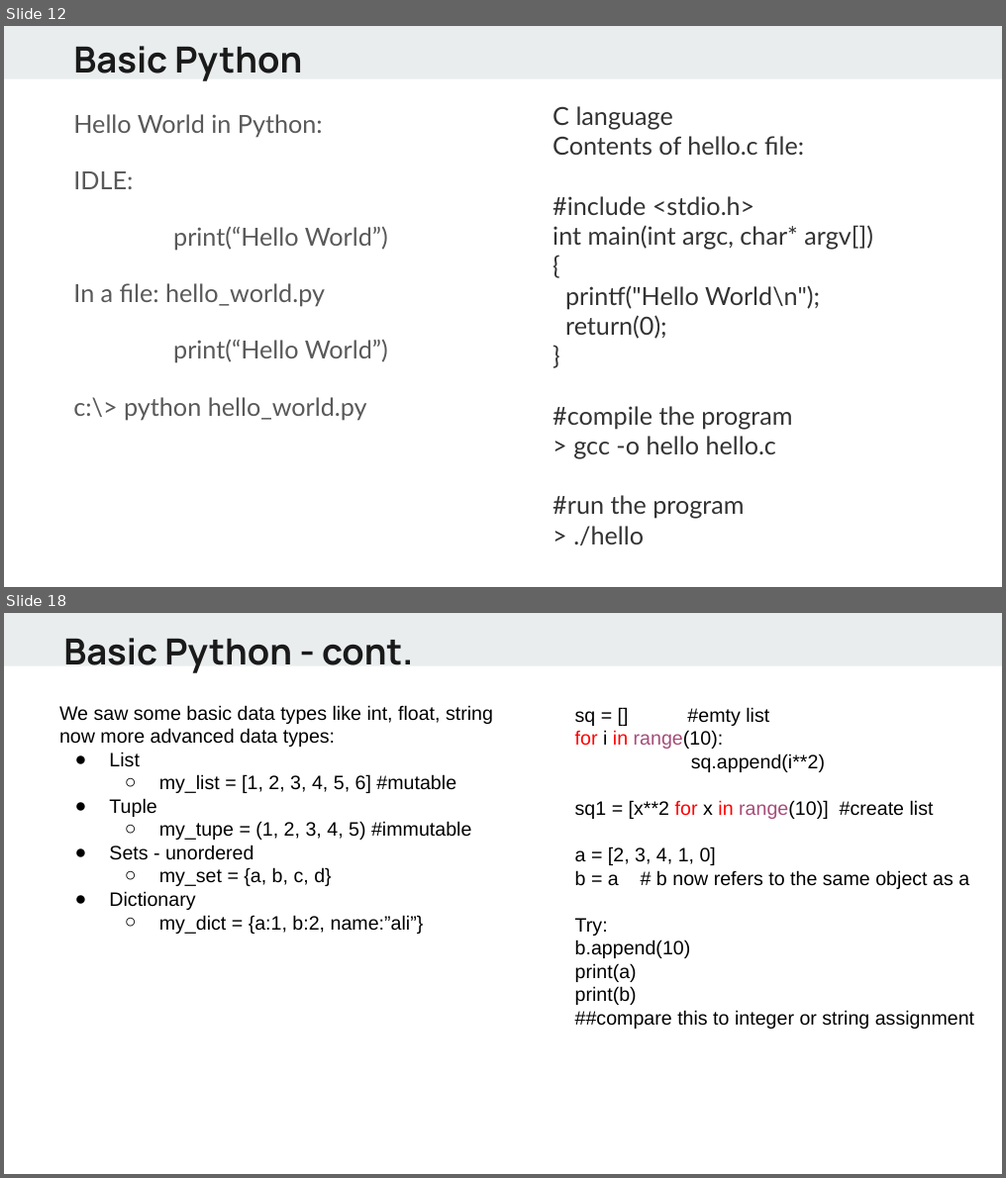
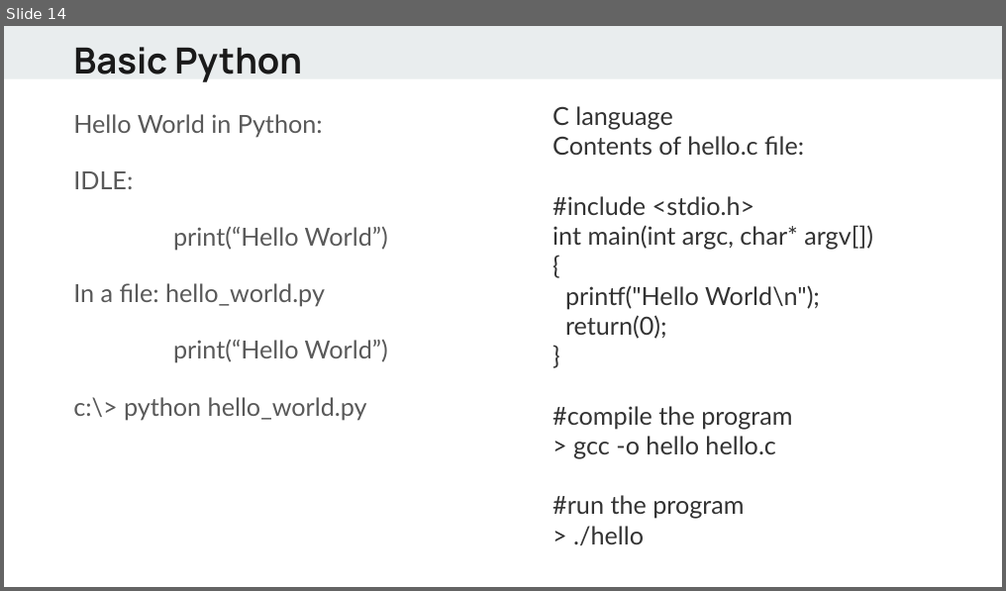
Before and after one commit to alif0/hello_world, a slide deck: lectures/Python - day1.pptx. Shown one above the other, each under a label of ours: slides 12 and 18 before the commit, slide 14 after it; the slides between them are not shown. The pictures are 1006x1178 and 1006x591 pixels, drawn with LibreOffice and Linux fonts; fonts in the diff are those of the drawing. Boxes give left, top, right and bottom in pixels: in the first picture for what was removed or moved away, otherwise in the second. Text is boxed around its words. In the diff, an @@ line names an element or a change of style, - is before the commit and + after.

```diff
--- a/lectures/Python - day1.pptx
+++ b/lectures/Python - day1.pptx
@@ slide 18 removed at [4,613,1002,1174], background #FFFFFF; not listed: 1 template element that a slide beside it also shows @@
@@ text removed at [63,638,413,673] @@
-Basic Python - cont.
@@ text removed at [59,705,493,934] @@
-We saw some basic data types like int, float, string now more advanced data types:
-● List
-  ○ my_list = [1, 2, 3, 4, 5, 6] #mutable
-● Tuple
-  ○ my_tupe = (1, 2, 3, 4, 5) #immutable
-● Sets - unordered
-  ○ my_set = {a, b, c, d}
-● Dictionary
-  ○ my_dict = {a:1, b:2, name:”ali”}
@@ text removed at [575,707,974,1029] @@
-sq = [] #emty list
-for i in range(10):
-sq.append(i**2)
-sq1 = [x**2 for x in range(10)] #create list
-a = [2, 3, 4, 1, 0]
-b = a # b now refers to the same object as a
-Try:
-b.append(10)
-print(a)
-print(b)
-##compare this to integer or string assignment
@@ what was slide 12 is now slide 14 @@
```
Also in this commit, not shown: 12 slides changed, 8 slides added, 10 other slides removed.
